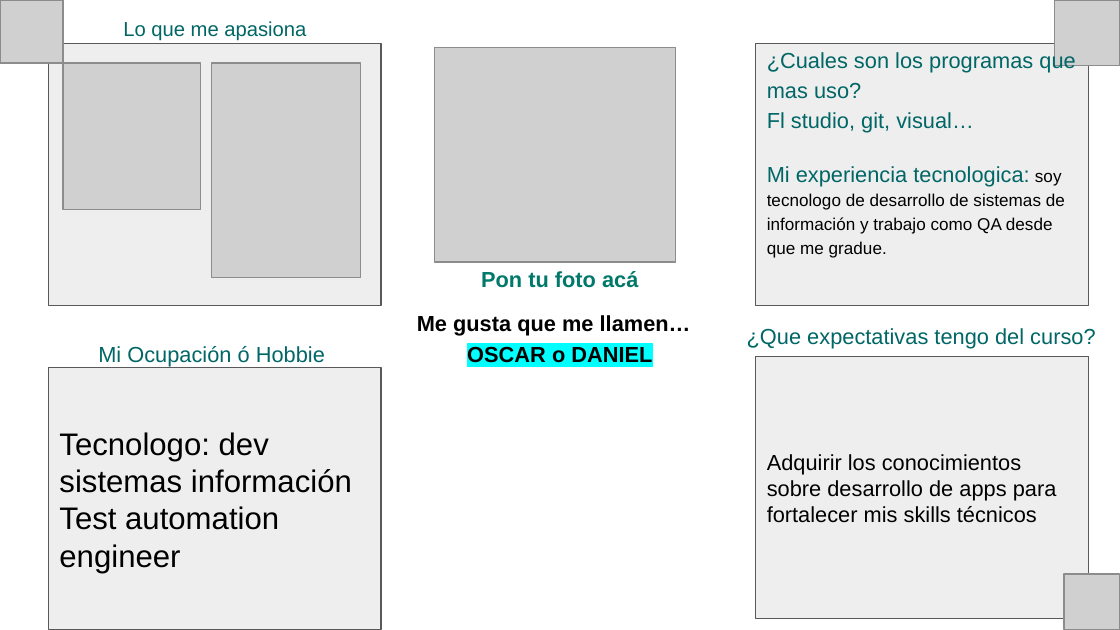
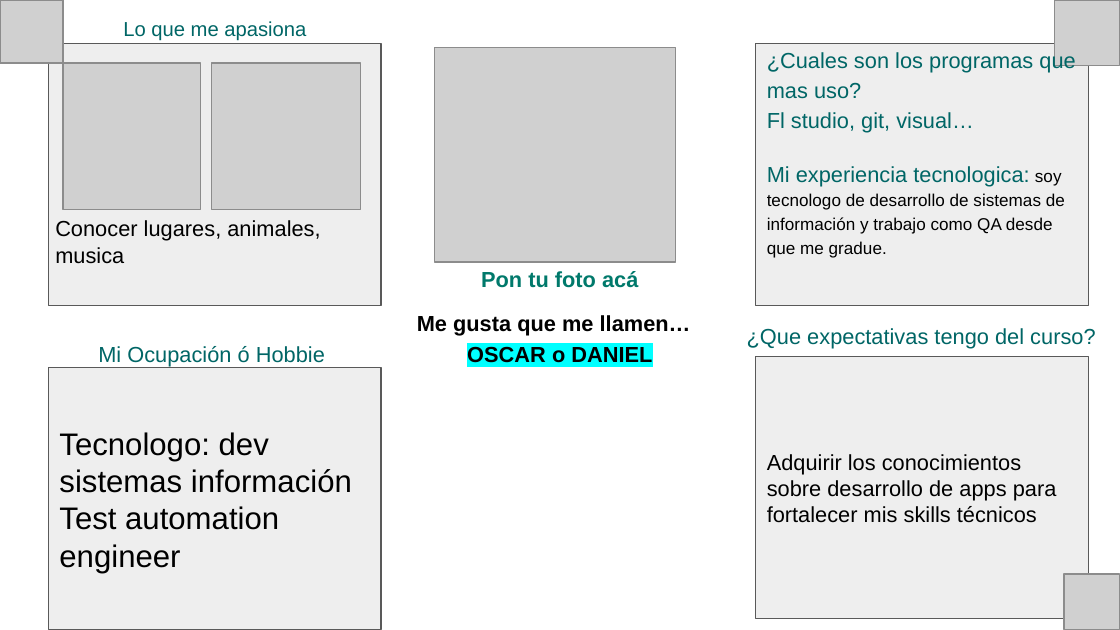
Before and after one commit to ftec27atenea/Presentaciones, a slide deck: slide 1 of Oscar Daniel Rico Gamarra/oscar Daniel Rico Gamarra.pptx. Drawn at 1120x630 pixels with LibreOffice and Linux fonts; fonts in the diff are those of the drawing; grey boxes stand for pictures. Boxes give left, top, right and bottom in pixels: in the first picture for what was removed or moved away, otherwise in the second. Text is boxed around its words. In the diff, an @@ line names an element or a change of style, - is before the commit and + after.

Commit message:
task Oscar Rico
task Oscar Rico

```diff
--- a/Oscar Daniel Rico Gamarra/oscar Daniel Rico Gamarra.pptx
+++ b/Oscar Daniel Rico Gamarra/oscar Daniel Rico Gamarra.pptx
@@ picture: place and size @@
-picture at [212,63,361,278]
+picture at [212,63,361,209]
@@ text added at [55,220,320,264], 14 pt, text #000000 @@
+Conocer lugares, animales, musica
```
